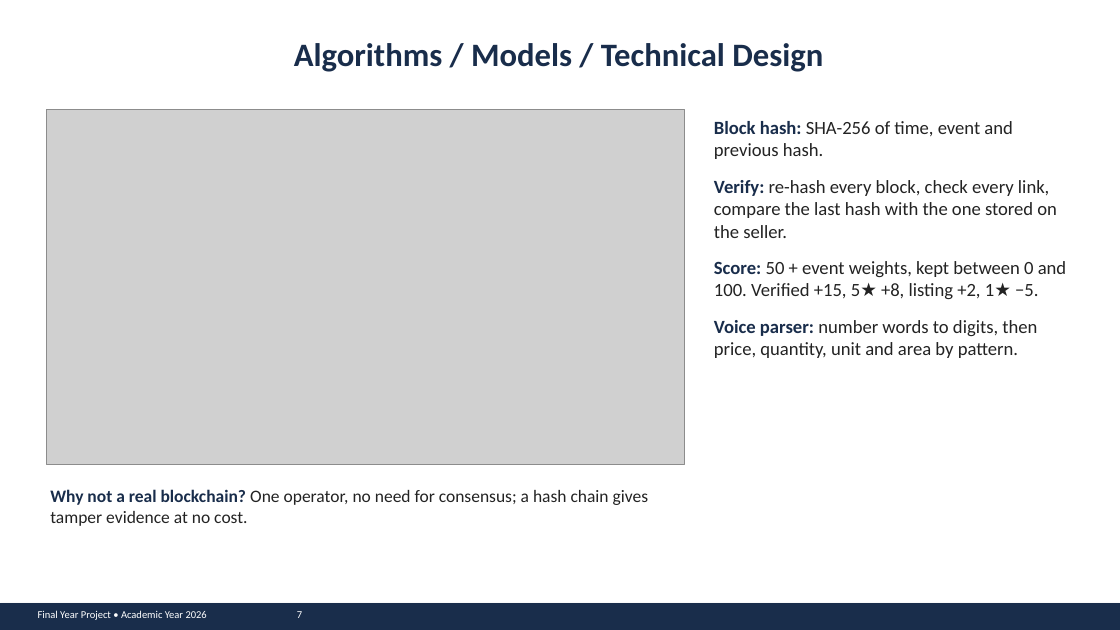
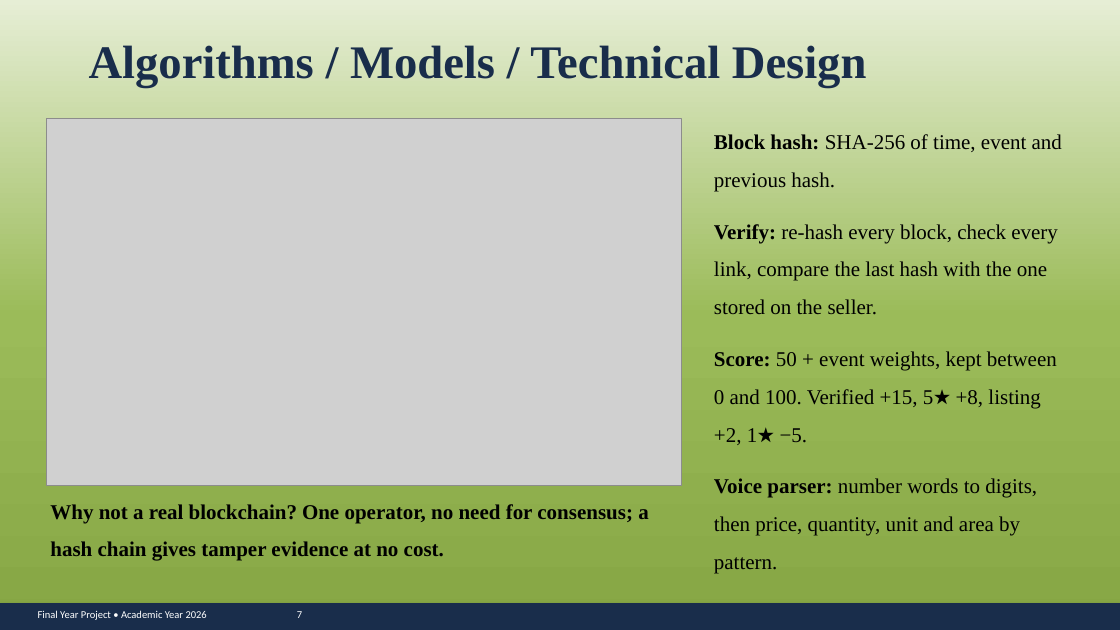
Before and after one commit to john-chola/ZamMarket, a slide deck: slide 6 of docs/presentation/ZamMarket_Presentation.pptx (slide 7 before the commit). Drawn at 1120x630 pixels with LibreOffice and Linux fonts; fonts in the diff are those of the drawing; grey boxes stand for pictures. Boxes give left, top, right and bottom in pixels: in the first picture for what was removed or moved away, otherwise in the second. Text is boxed around its words. In the diff, an @@ line names an element or a change of style, - is before the commit and + after.

```diff
--- a/docs/presentation/ZamMarket_Presentation.pptx
+++ b/docs/presentation/ZamMarket_Presentation.pptx
@@ background #FFFFFF to gradient #E6EED5 to #9BBB59 to #86A644 @@
@@ text "Algorithms / Models / Technical ...": place and size @@
-text "Algorithms / Models / Technical ..." at [294, 43, 823, 72]
+text "Algorithms / Models / Technical ..." at [89, 45, 867, 88]
@@ text "Algorithms / Models / Technical ..." at [89, 45, 867, 88]: size 28 to 40 pt, font Calibri to Times New Roman; line spacing 1 to 1.5 @@
@@ picture: place and size @@
-picture at [46, 109, 685, 465]
+picture at [46, 118, 682, 485]
@@ text "Block hash: SHA-256 of time, ..." at [714, 134, 1062, 574]: size 16 to 18 pt, font Calibri to Times New Roman; text colour #192D4B to #000000 in "Block hash:", "Verify:", "Score:", "Voice parser:"; text colour #232323 to #000000 in "SHA-256 of time, event and previous hash.", "re-hash every block, check every link, compare ...", "50 + event weights, kept between 0 ...", "number words to digits, then price, quantity, ..."; line spacing 1 to 1.5 @@
@@ text "Why not a real blockchain? ..." at [50, 504, 648, 561]: size 15 to 18 pt, font Calibri to Times New Roman; text colour #192D4B to #000000 in "Why not a real blockchain?"; text colour #232323 to #000000, bold on in "One operator, no need for consensus; a ..."; line spacing 1 to 1.5 @@
```
Also in this commit, not shown: 15 other slides changed, 1 slide removed, 5 other files.
